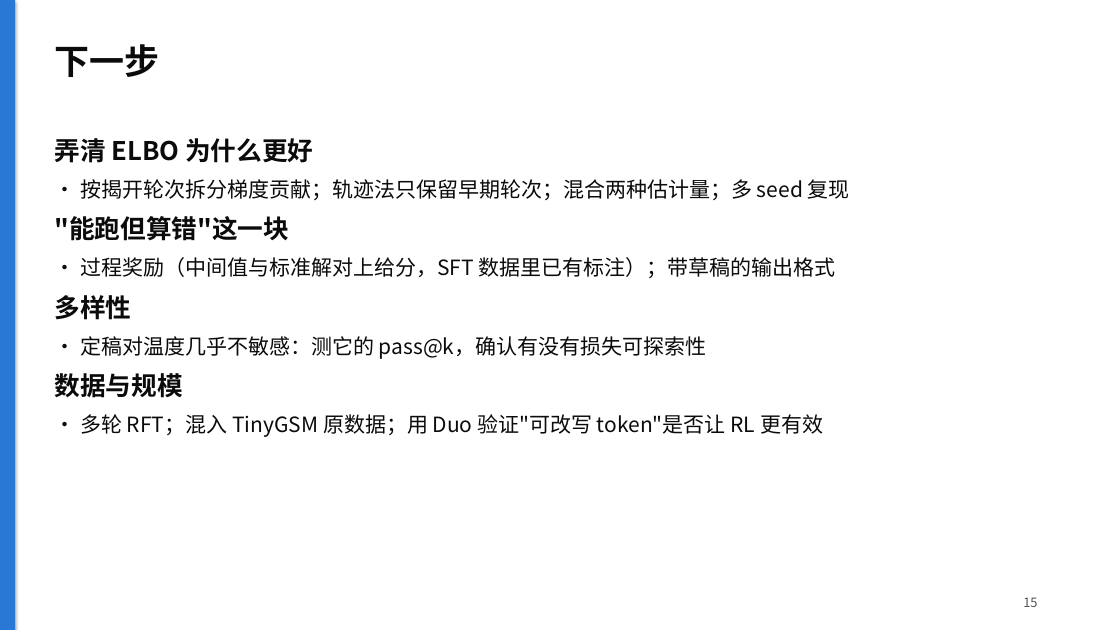
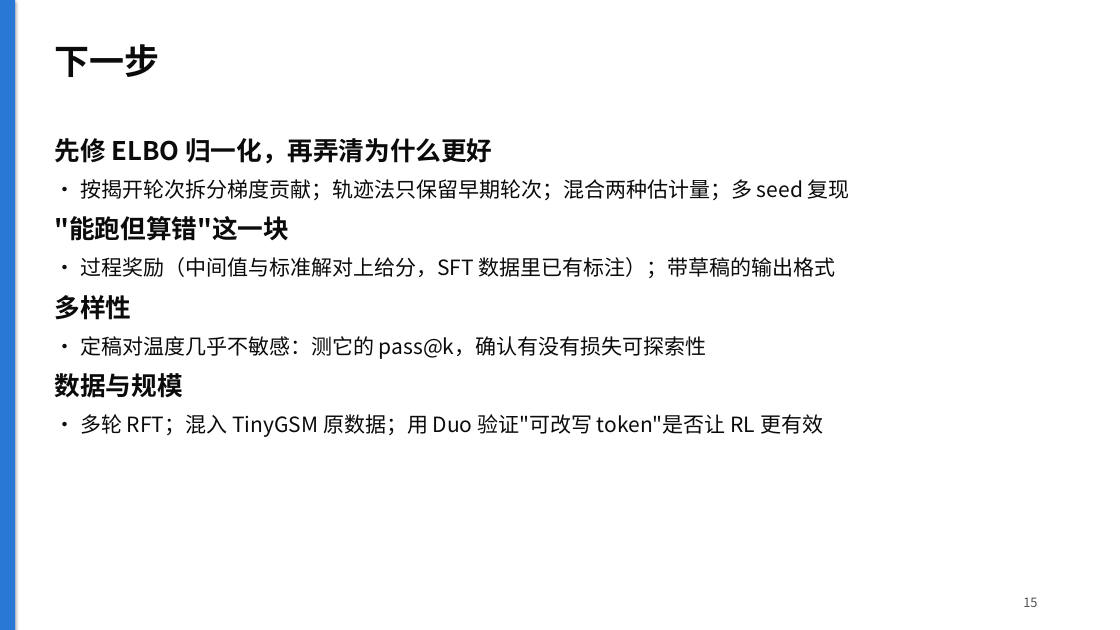
Before and after one commit to NonEspoir/dllm, a slide deck: slide 15 of docs/slides.pptx. Drawn at 1120x630 pixels with LibreOffice and Linux fonts; fonts in the diff are those of the drawing. Boxes give left, top, right and bottom in pixels: in the first picture for what was removed or moved away, otherwise in the second. Text is boxed around its words. In the diff, an @@ line names an element or a change of style, - is before the commit and + after.

```diff
--- a/docs/slides.pptx
+++ b/docs/slides.pptx
@@ text at (55,138,492,164): text changed @@
-弄清 ELBO 为什么更好
+先修 ELBO 归一化，再弄清为什么更好
```
Also in this commit, not shown: 2 other slides changed, 1 other file.
